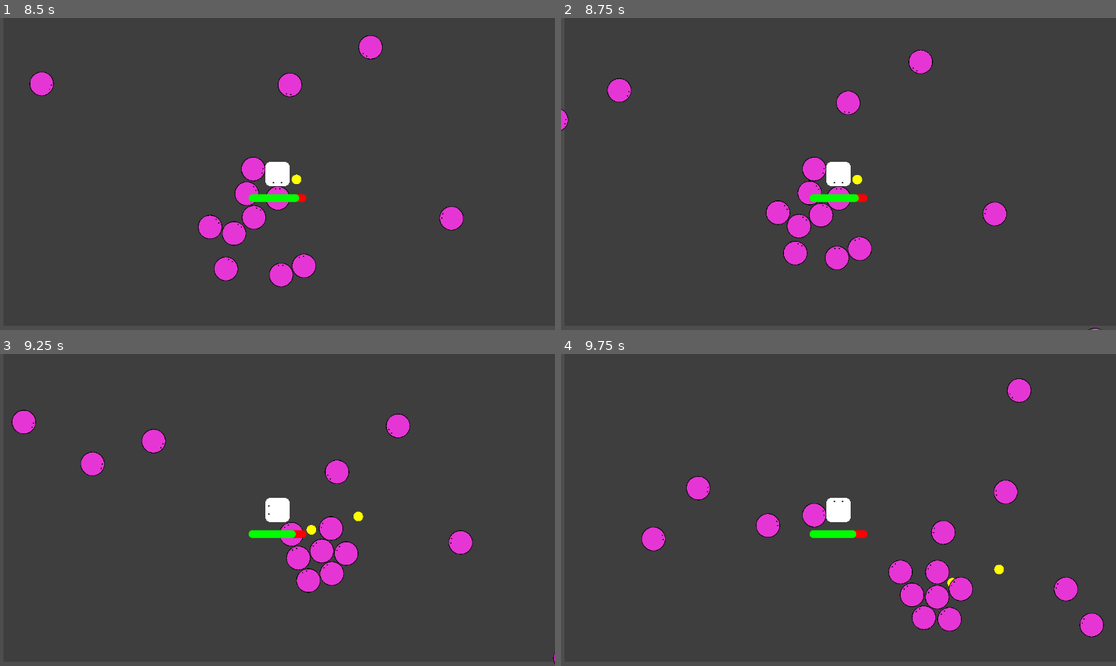
Above: before the commit, frames 1-4 (two rows, left to right).
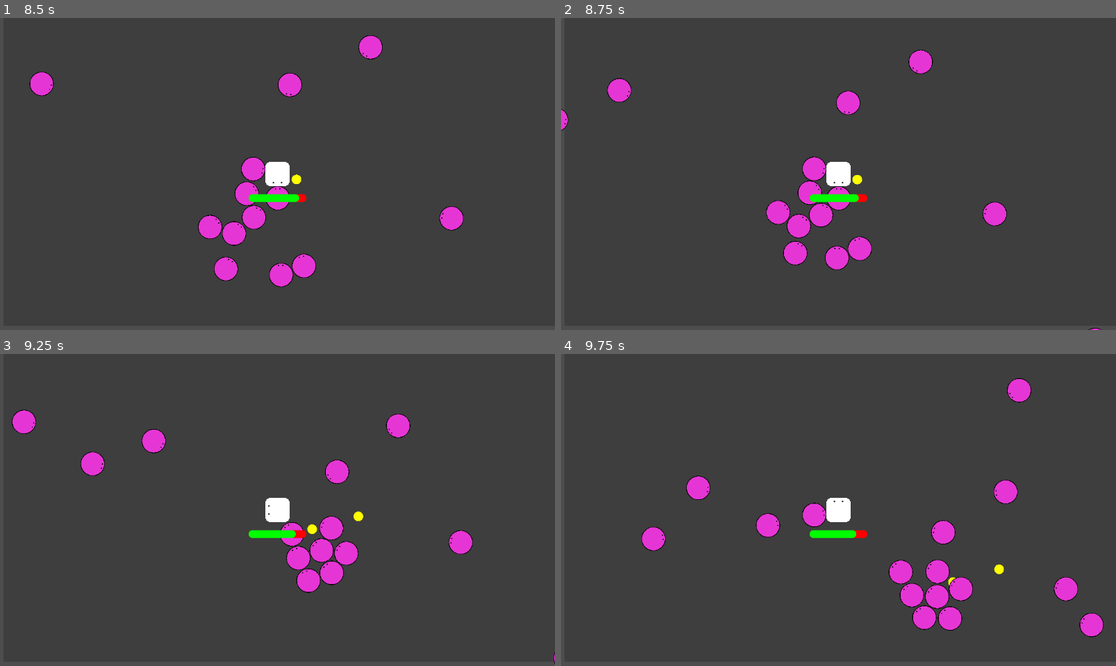
Above: after the commit, the same moments.

Repository: YamatoRyukyu/Unordered
Game: Godot game, scene res://Scenes/survive_game.tscn
Two runs of this game, one before a commit and one after it. Both use one fixed random seed, a clock stepped at 60 frames per second and the inputs below.
Inputs:
- Up to frame 1 (8.5 s): tap Enter at 0.5 s; hold Right (move_right) 0.53-1.28 s; hold Down (move_down) 1.28-2.03 s; hold Right (move_right) 2.03-2.78 s; hold Up (move_up) 2.78-3.53 s; hold Left (move_left) 3.53-5.03 s; hold Down (move_down) 5.03-5.78 s; hold Right (move_right) 5.78-6.53 s; hold Up (move_up) 6.53-7.28 s; hold Right (move_right) 7.28-8.03 s; hold Down (move_down) from 8.03 s (still down)
- Up to frame 2 (8.75 s): keep holding Down (move_down)
- Up to frame 3 (9.25 s): release Down (move_down) at 8.78 s; hold Left (move_left) from 8.78 s (still down)
- Up to frame 4 (9.75 s): release Left (move_left) at 9.53 s; hold Up (move_up) from 9.53 s (still down)

Frame 1 is identical in both runs. In frame 2, less than 0.1% of the frame differs, in the area x 36-49%, y 44-71%; in frame 3, 0.3%; in frame 4, 0.4%, in the area x 14-98%, y 7-91%.

Commit message:
[fix]wait till flush queries

Diff:
--- a/Scenes/Player/player.gd
+++ b/Scenes/Player/player.gd
@@ -50,4 +50,3 @@
 		current_exp =0
 		level +=1
 		exp_to_next_level =level *10
-	print(current_exp, exp_to_next_level)
--- a/Scenes/exp_manager.gd
+++ b/Scenes/exp_manager.gd
@@ -8,4 +8,7 @@
 func spawn(position:Vector2):
 	var exp_scene = ExpOrb.instantiate()
 	exp_scene.global_position = position
+
+	#wait till flush queries
+	await get_tree().create_timer(0).timeout
 	get_tree().root.add_child(exp_scene)
